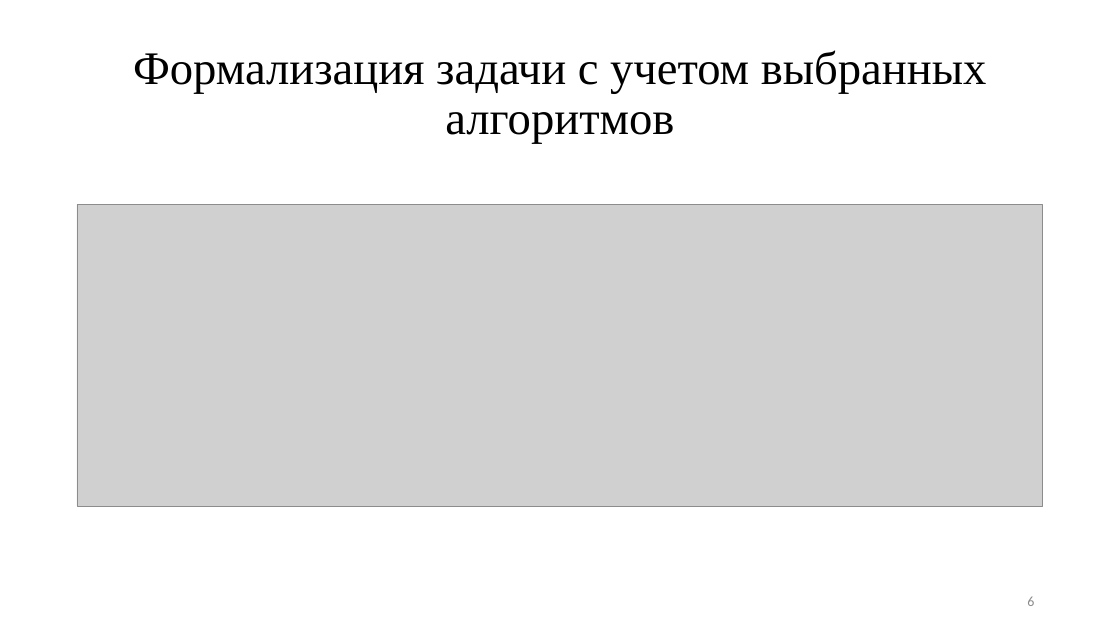
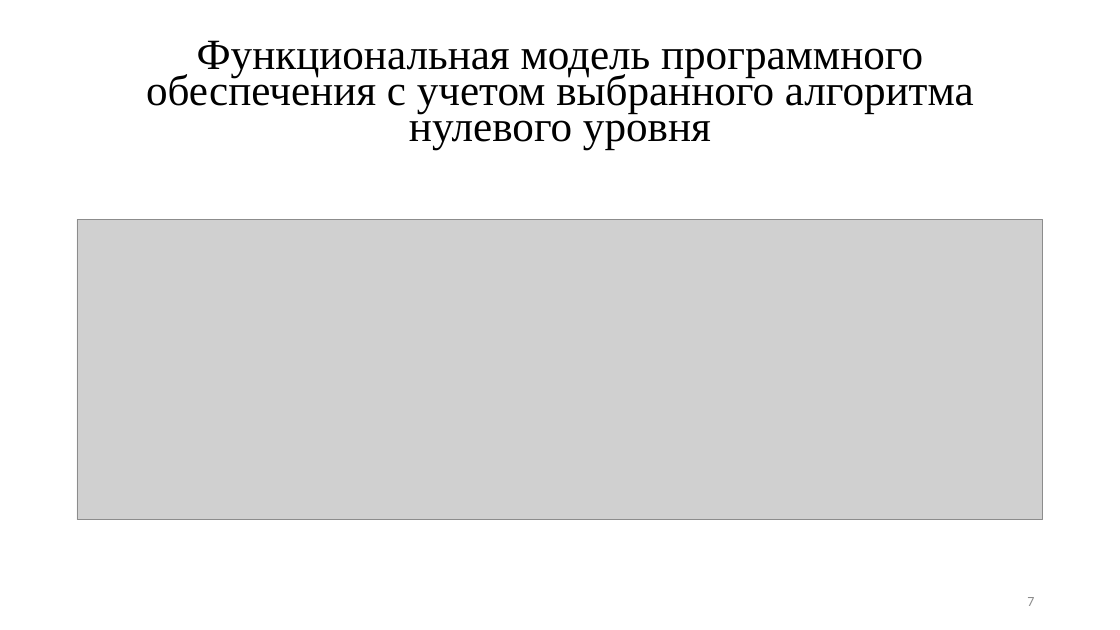
Before and after one commit to CakeForKit/cg_cp_info, a slide deck: slide 7 of ИУ7-52Б-Пермякова-Екатерина-Презентация-КГ.pptx (slide 6 before the commit). Drawn at 1120x630 pixels with LibreOffice and Linux fonts; fonts in the diff are those of the drawing; grey boxes stand for pictures. Boxes give left, top, right and bottom in pixels: in the first picture for what was removed or moved away, otherwise in the second. Text is boxed around its words. In the diff, an @@ line names an element or a change of style, - is before the commit and + after.

```diff
--- a/ИУ7-52Б-Пермякова-Екатерина-Презентация-КГ.pptx
+++ b/ИУ7-52Б-Пермякова-Екатерина-Презентация-КГ.pptx
@@ text at [146, 40, 974, 150]: text changed; size 40 to 37 pt @@
-Формализация задачи с учетом выбранных алгоритмов
+Функциональная модель программного обеспечения с учетом выбранного алгоритма нулевого уровня
@@ picture: place and size @@
-picture at [77, 205, 1044, 507]
+picture at [77, 219, 1044, 520]
@@ page number at [1027, 597, 1034, 606]: text changed @@
-6
+7
```
Also in this commit, not shown: 3 other slides changed, 3 slides added, 2 slides removed, 12 other files.
